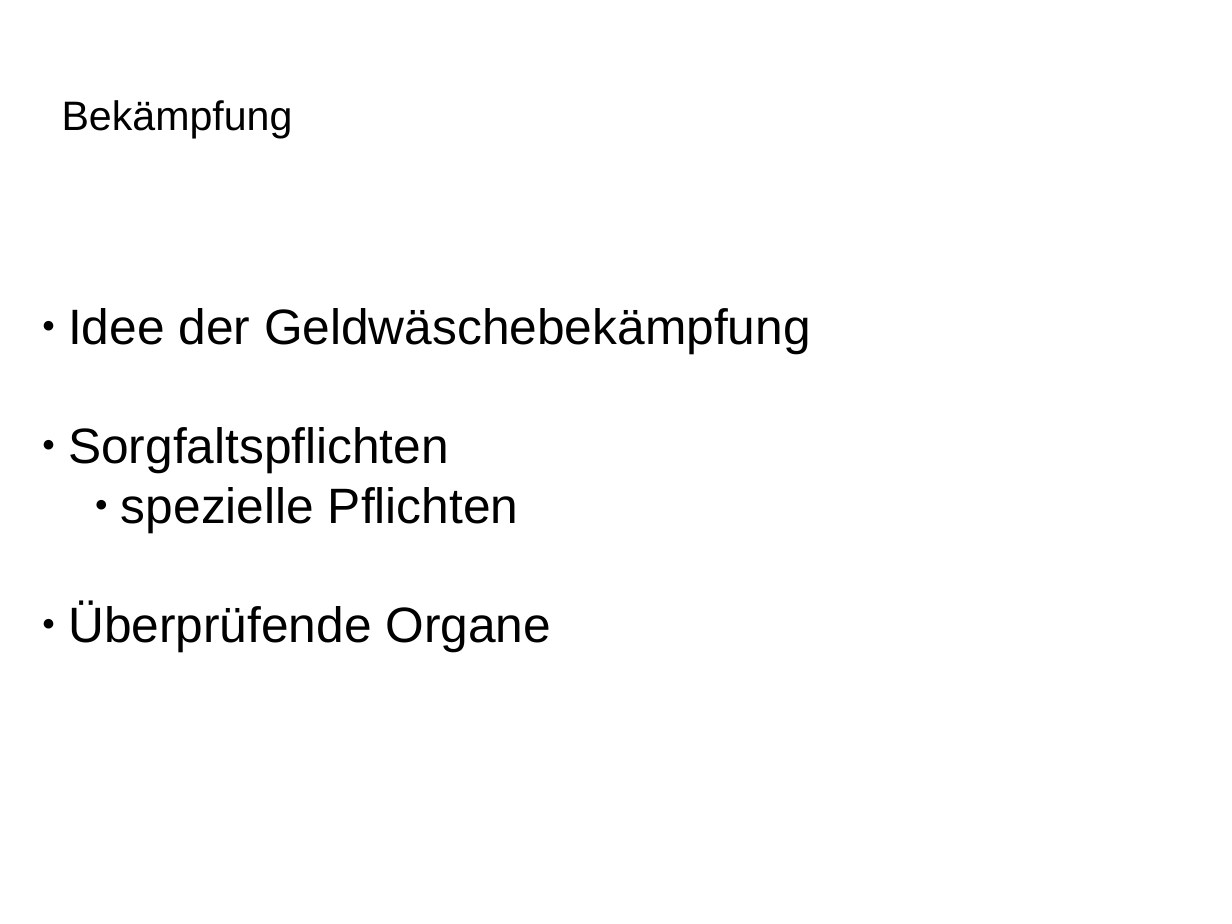
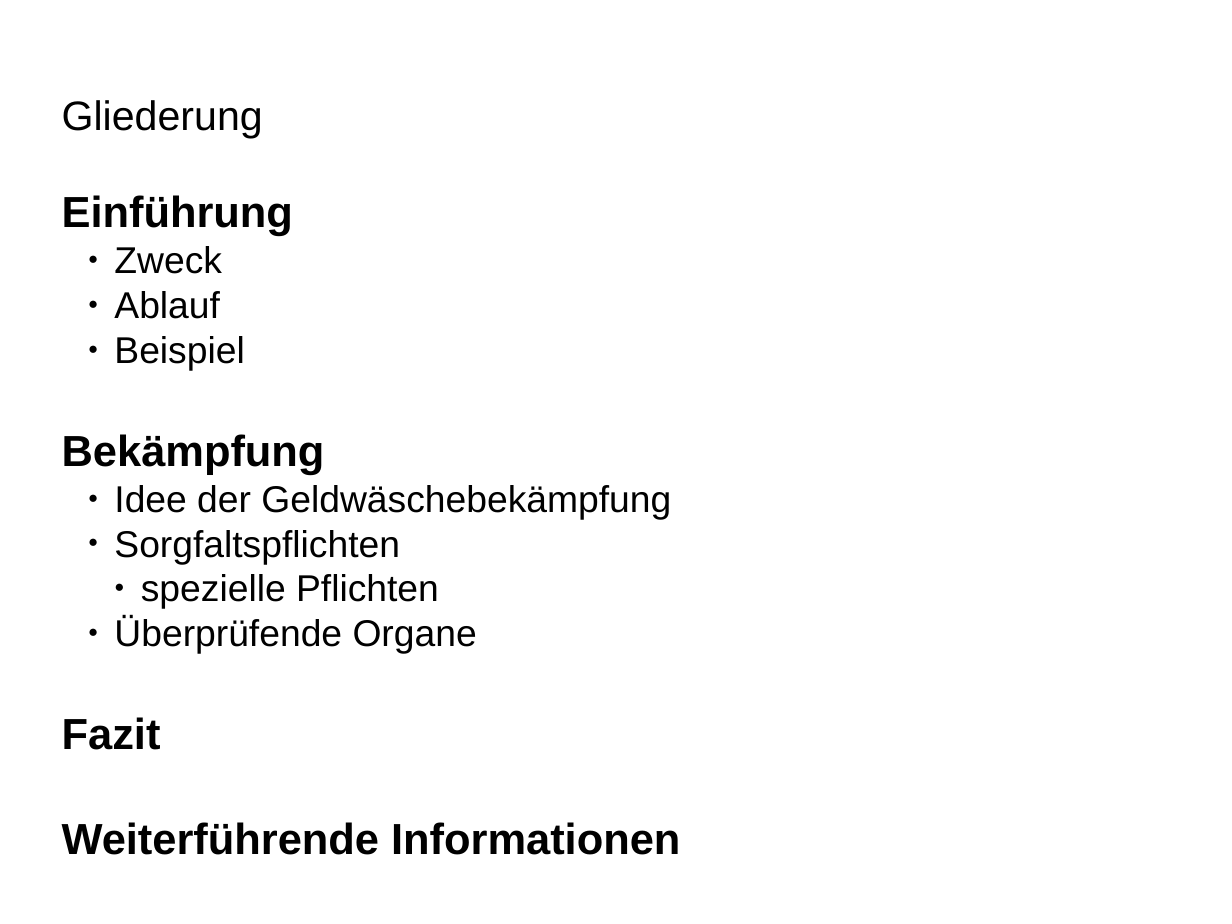
Before and after one commit to BlurryRoots/BW1, a slide deck: slide 1 of presentation/presentation.odp (slide 3 before the commit). Drawn at 1232x924 pixels with LibreOffice and Linux fonts; fonts in the diff are those of the drawing; background and template pictures are left out. Boxes give left, top, right and bottom in pixels: in the first picture for what was removed or moved away, otherwise in the second. Text is boxed around its words. In the diff, an @@ line names an element or a change of style, - is before the commit and + after.

```diff
--- a/presentation/presentation.odp
+++ b/presentation/presentation.odp
@@ title at [62, 100, 263, 139]: text changed @@
-Bekämpfung
+Gliederung
@@ subtitle added at [62, 195, 680, 855], 24 pt, text #000000 @@
+Einführung
+  ● Zweck
+  ● Ablauf
+  ● Beispiel
+Bekämpfung
+  ● Idee der Geldwäschebekämpfung
+  ● Sorgfaltspflichten
+    ● spezielle Pflichten
+  ● Überprüfende Organe
+Fazit
+Weiterführende Informationen
@@ text removed at [68, 308, 811, 652] @@
-● Idee der Geldwäschebekämpfung
-● Sorgfaltspflichten
-    ● spezielle Pflichten
-● Überprüfende Organe
```
Also in this commit, not shown: 4 other slides changed, 2 slides added, 4 slides removed.
